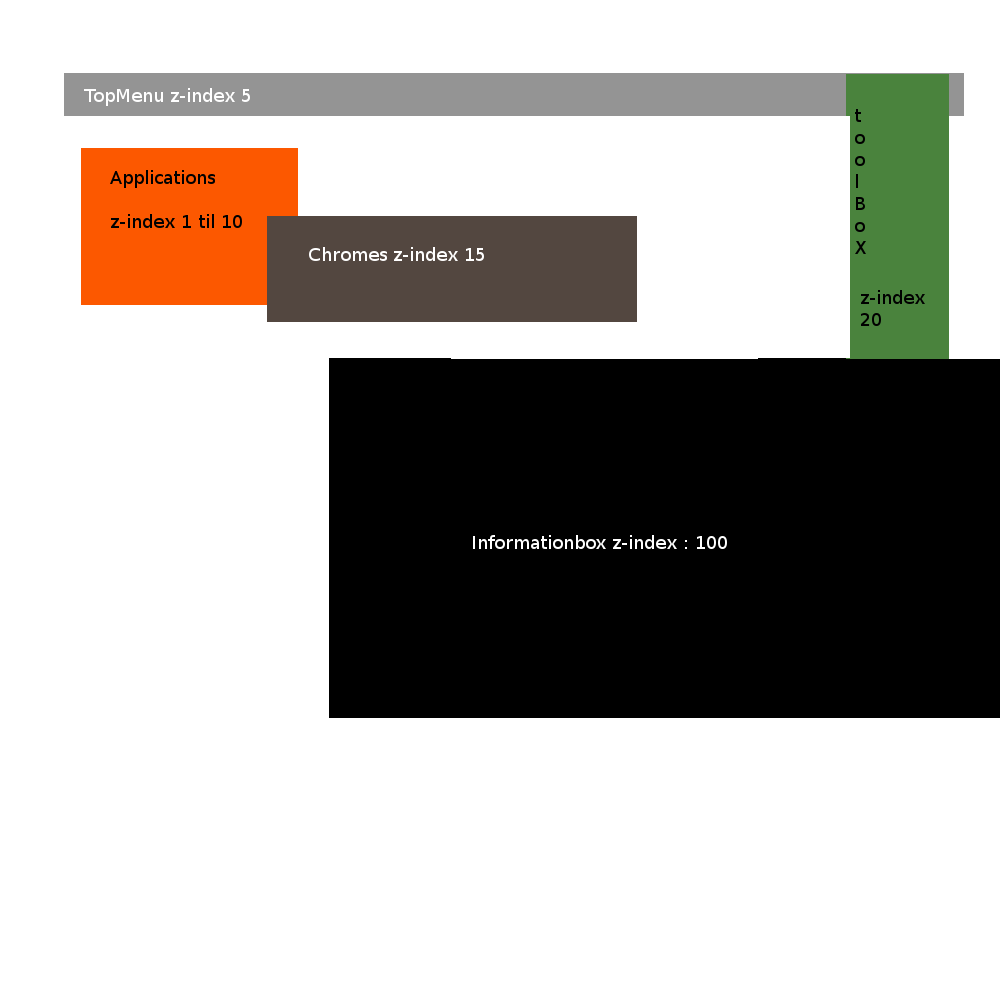
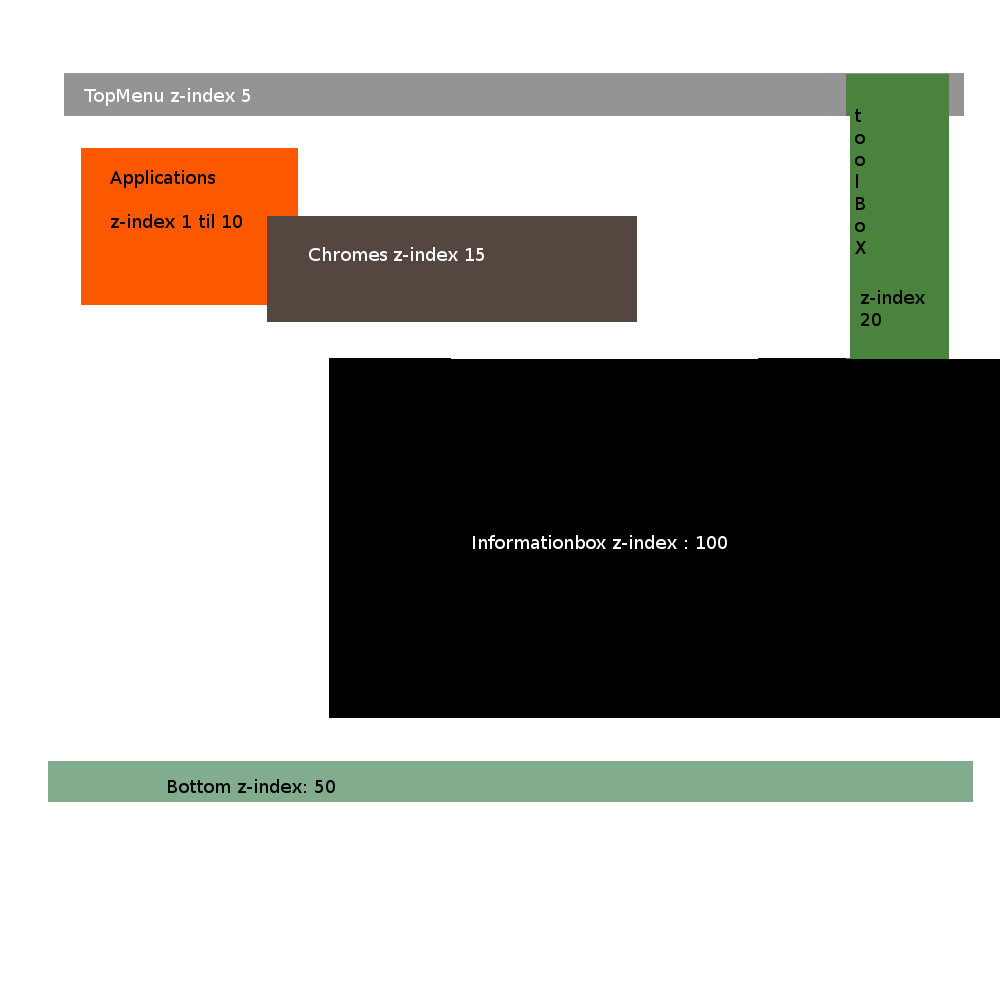
Before/after of a 1000 x 1000 layered artwork. What changed in the layer stack:
added layer "Bottom z-index: 50" above "Bottom" over [168, 779, 335, 793]
added layer "Bottom" above "Background" over [76, 780, 138, 793]
painted on "Background" over [48, 761, 973, 802]
